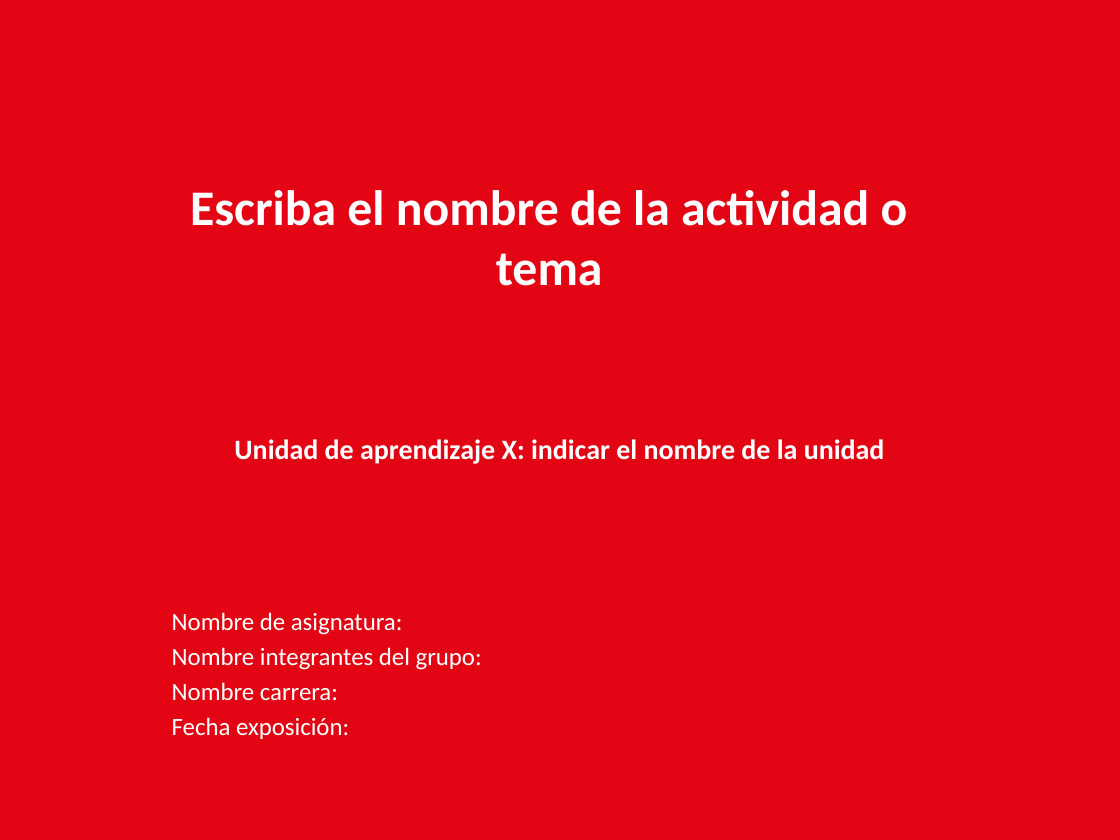
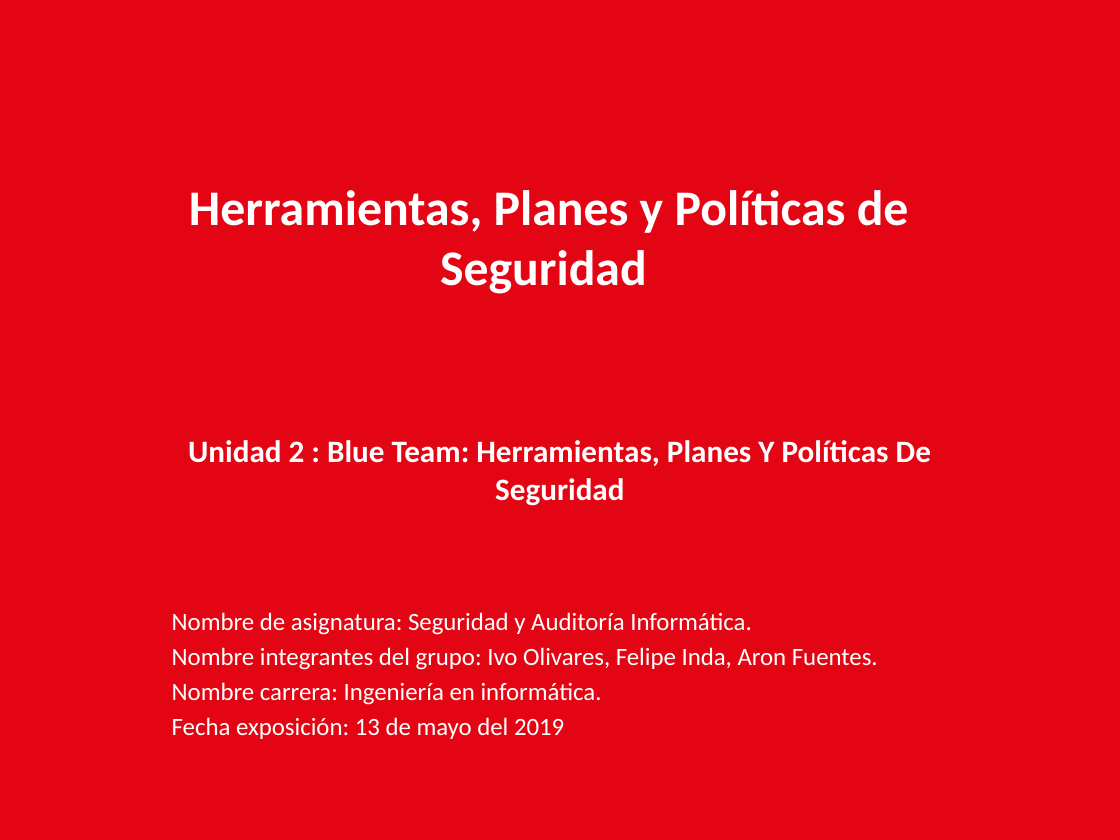
Before and after one commit to AdNNNN/inacap.2019, a slide deck: slide 1 of trabajos.inacap.2019/Seguridad y auditoria informática/Unidad 2/Problematica - Empresa JetBlack II.pptx. Drawn at 1120x840 pixels with LibreOffice and Linux fonts; fonts in the diff are those of the drawing; background and template pictures are left out. Boxes give left, top, right and bottom in pixels: in the first picture for what was removed or moved away, otherwise in the second. Text is boxed around its words. In the diff, an @@ line names an element or a change of style, - is before the commit and + after.

Commit message:
Se actualiza PPT Seguridad

```diff
--- a/trabajos.inacap.2019/Seguridad y auditoria informática/Unidad 2/Problematica - Empresa JetBlack II.pptx
+++ b/trabajos.inacap.2019/Seguridad y auditoria informática/Unidad 2/Problematica - Empresa JetBlack II.pptx
@@ title at box(189, 190, 909, 294): text changed @@
-Escriba el nombre de la actividad o tema
+Herramientas, Planes y Políticas de Seguridad
@@ subtitle at box(188, 440, 931, 506): text changed; size 18 to 20 pt @@
-Unidad de aprendizaje X: indicar el nombre de la unidad
+Unidad 2 : Blue Team: Herramientas, Planes Y Políticas De Seguridad
@@ text at box(172, 612, 878, 739): text changed @@
-Nombre de asignatura:
-Nombre integrantes del grupo:
-Nombre carrera:
-Fecha exposición:
+Nombre de asignatura: Seguridad y Auditoría Informática.
+Nombre integrantes del grupo: Ivo Olivares, Felipe Inda, Aron Fuentes.
+Nombre carrera: Ingeniería en informática.
+Fecha exposición: 13 de mayo del 2019
```
Also in this commit, not shown: 2 other slides changed, 11 slides added, 5 slides removed.
